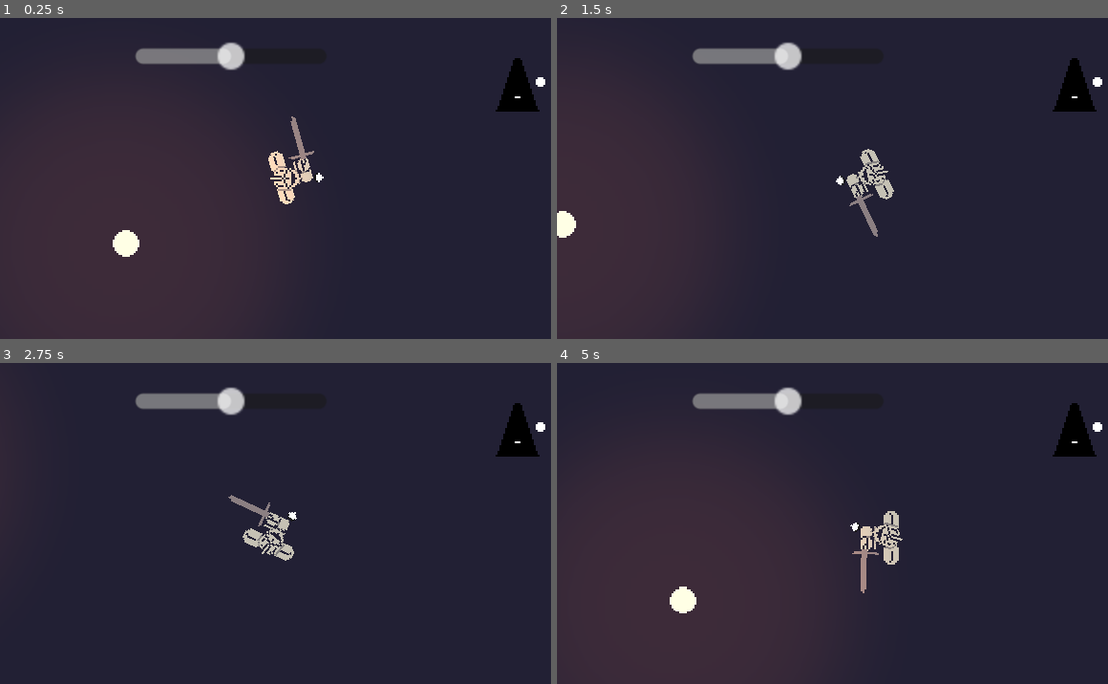
Above: before the commit, frames 1-4 (two rows, left to right).
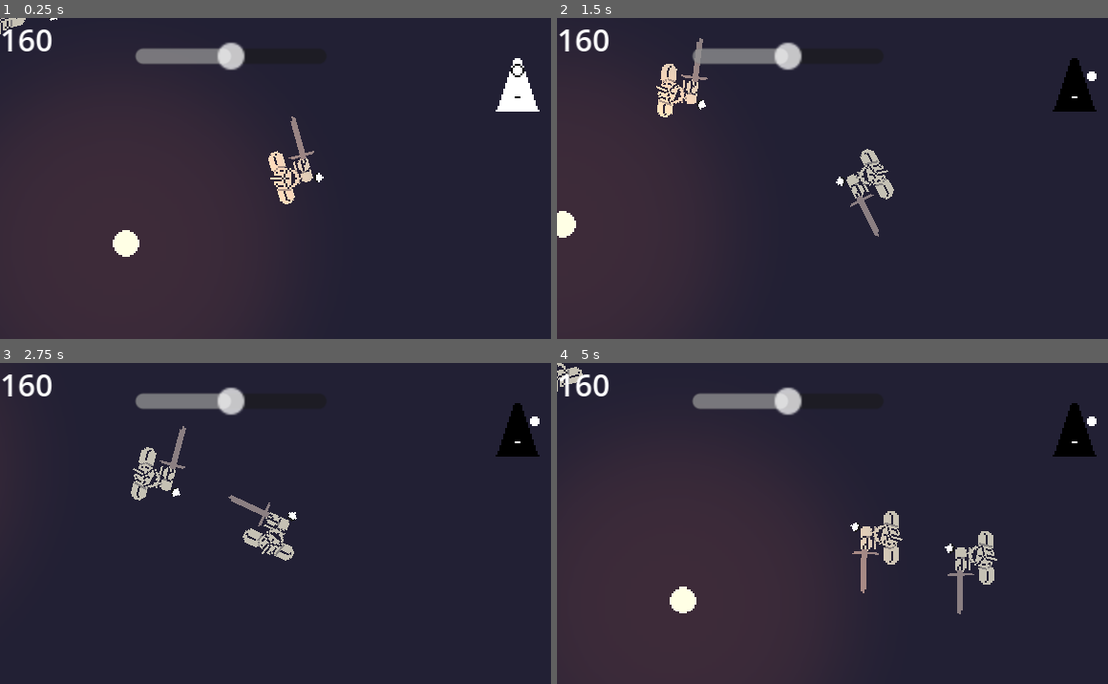
Above: after the commit, the same moments.

Repository: BGuerrero825/Medieval-Brawler
Game: Godot game, scene res://test.tscn
Two runs of this game, one before a commit and one after it. Both use one fixed random seed, a clock stepped at 60 frames per second and the inputs below.
Inputs (mouse positions are in pixels of both pictures, inside the frame that each line leads up to):
- Up to frame 1 (0.25 s): no input
- Up to frame 2 (1.5 s): move the mouse to (970, 162) at 0.52 s; press the mouse at (970, 162) at 0.53 s; hold D (move_right) 0.53-1.28 s; right-click (970, 162) at 0.8 s; move the mouse to (727, 194) at 1.27 s; release the mouse at (727, 194) at 1.28 s; hold S (move_down) from 1.28 s (still down); right-click (727, 194) at 1.35 s
- Up to frame 3 (2.75 s): click (170, 539) at 1.55 s; move the mouse to (341, 452) at 2.02 s; release S (move_down) at 2.03 s; press the mouse at (341, 452) at 2.03 s; hold D (move_right) from 2.03 s (still down); right-click (341, 452) at 2.3 s
- Up to frame 4 (5 s): move the mouse to (815, 587) at 2.77 s; release D (move_right) at 2.78 s; release the mouse at (815, 587) at 2.78 s; hold W (move_up) 2.78-3.53 s; right-click (815, 587) at 2.85 s; click (815, 587) at 3.05 s; move the mouse to (1014, 571) at 3.52 s; press the mouse at (1014, 571) at 3.53 s; hold A (move_left) from 3.53 s (still down); right-click (1014, 571) at 3.8 s; move the mouse to (672, 475) at 4.27 s; release the mouse at (672, 475) at 4.28 s; right-click (672, 475) at 4.35 s; click (672, 475) at 4.55 s

The runs differ from the first frame. In frame 1, 1.2% of the frame differs, in the area x 0-99%, y 0-30%; in frame 2, 1.3%; in frame 3, 1.1%; in frame 4, 1.3%, in the area x 0-99%, y 0-79%.
Error before the commit: Invalid access to property or key 'beatCadence' on a base object of type 'Node2D (BeatController.gd)'. (res://gui/gui.gd:15)

Commit message:
merged BeatController functionality into BoomBox; added debugging output; general cleanup

Diff:
--- a/beatcontroller/BeatController.gd
+++ /dev/null
@@ -1,74 +0,0 @@
-extends Node2D
-
-const CORE_BPM = 160
-const BEAT_WINDOW = .25 # as a percentage of the beatSeconds time (ex .375sec * .25 before & after beat)
-
-var gui = null
-var boomBox = null
-
-var timeOnBeat := 0.0
-var bpm := 160.0
-var beatSeconds := 60.0 / bpm
-var beatCount := 0
-var inBeatWindow := false
-
-
-# Called when the node enters the scene tree for the first time.
-func _ready():
-	# must be placed higher in node tree so that it loads before its dependent nodes
-	Global.setBeatController(self)
-
-
-# Called every frame. 'delta' is the elapsed time since the previous frame.
-func _process(delta):
-	# update global beat and dependent systems when enough time elapses
-	timeOnBeat += delta
-	# enter pre-beat window
-	if !inBeatWindow and beatSeconds - timeOnBeat < beatSeconds * BEAT_WINDOW:
-		inBeatWindow = true
-	# exit post-beat window
-	elif inBeatWindow and timeOnBeat > beatSeconds * BEAT_WINDOW:
-		inBeatWindow = false
-
-	# execute beat triggered actions
-	if timeOnBeat > beatSeconds:
-		# reset timeOnBeat to time past beatSeconds that just occurred
-		timeOnBeat -= beatSeconds
-		# update beatSeconds now if game bpm has changed
-		updateBeat()
-		updateGui()
-		#print(beatCount)
-
-
-# triggers beat dependent actions
-func updateGui():
-	if gui:
-		gui.pulse()
-	if boomBox:
-		boomBox.sync()
-
-
-func updateBeat():
-	beatSeconds = 60.0 / bpm
-	beatCount += 1
-	inBeatWindow = true
-
-
-func setGui(newGui):
-	gui = newGui
-	var slider = gui.get_node("HSlider")
-	slider.value_changed.connect(_on_h_slider_value_changed)
-
-
-func setBoomBox(newBoomBox):
-	boomBox = newBoomBox
-
-
-func setBpm(newBpm: float):
-	bpm = newBpm
-
-
-
-func _on_h_slider_value_changed(value:float):
-	setBpm(CORE_BPM + value)
-	#bcon.setBpm(bcon.CORE_BPM + value)
--- a/boombox/BoomBox.gd
+++ b/boombox/BoomBox.gd
@@ -1,28 +1,61 @@
 extends Node2D
 
-var bcon
+# !!! BoomBox must be placed as the first node in the scene tree !!!
+# this is so dependent nodes can reference it on their "_ready()" call
+
+const CORE_BPM = 160
+const BEAT_WINDOW = .25 # as a percentage of the beatLength time (ex .375sec * .25 before & after beat)
+
+var gui = null
+var boomBox = null
+
+var timeOnBeat := 0.0
+var bpm := 160.0
+var beatLength := 60.0 / bpm
+var beatCount := 0
+var inBeatWindow := false
+var onBeatFrame := false
+
+# HihatDown: Down beat ||| Openhat: "sizzle" ||| HihatUp: Up beat ||| Kick: self ||| SnareBase: "punch" ||| SnareFlare: pizazz
+@onready var musicTracks = [$HihatDown, $Openhat, $SnareBase]#, $Kick]
 
 # Called when the node enters the scene tree for the first time.
 func _ready():
-	bcon = Global.beatController
-	Global.beatController.setBoomBox(self)
-	$HihatDown.play()	# down beat
-	$Openhat.play()		# "sizzle"
-	#$HihatUp.play()		# up beat
+	Global.setBoomBox(self)
+	for track in musicTracks:
+		track.play()
+	pass
 
-	#$Kick.play()
-	$SnareBase.play()
-	pass # Replace with function body.
+func _physics_process(delta):
+	timeOnBeat += delta
+	# on beat frame
+	if timeOnBeat > beatLength:
+		hitBeat()
+		syncWithBpm()
+	else:
+		onBeatFrame = false
+	# beginning of beat window
+	if !inBeatWindow and beatLength - timeOnBeat < beatLength * BEAT_WINDOW:
+		inBeatWindow = true
+	# end of beat window
+	elif inBeatWindow and timeOnBeat > beatLength * BEAT_WINDOW:
+		inBeatWindow = false
 
 
-# Called every frame. 'delta' is the elapsed time since the previous frame.
-func _process(_delta):
-	pass
+func hitBeat():
+	onBeatFrame = true
+	# reset timeOnBeat to time past beatLength that just occurred
+	beatLength = 60.0 / bpm
+	beatCount += 1
+	print(get_node(get_path()).name, " received onBeatFrame (", beatCount, ")")
 
-func sync():
-	var newScale = bcon.bpm / bcon.CORE_BPM 	# new pitch scale = new BPM / original BPM (160). Ex: 120 / 160 = 0.75
-	$HihatDown.pitch_scale = newScale
-	$Openhat.pitch_scale = newScale
-	$Kick.pitch_scale = newScale
-	$SnareBase.pitch_scale = newScale
-	$HihatUp.pitch_scale = newScale
+
+func syncWithBpm():
+	var newScale = bpm / CORE_BPM 	# new pitch scale = new BPM / original BPM (160). Ex: 120 / 160 = 0.75
+	timeOnBeat -= beatLength
+	for track in musicTracks:
+		track.pitch_scale = newScale
+
+
+func setBpm(newBpm: int):
+	bpm = newBpm
--- a/boombox/BoomBox.tscn
+++ b/boombox/BoomBox.tscn
@@ -16,7 +16,7 @@
 
 [node name="Openhat" type="AudioStreamPlayer2D" parent="."]
 stream = ExtResource("3_6velw")
-volume_db = -5.0
+volume_db = -8.0
 
 [node name="Kick" type="AudioStreamPlayer2D" parent="."]
 stream = ExtResource("4_xjeog")
@@ -31,3 +31,4 @@
 
 [node name="SnareFlare" type="AudioStreamPlayer2D" parent="."]
 stream = ExtResource("7_dqw1l")
+volume_db = -5.0
--- a/fighter/aiFighterController.gd
+++ b/fighter/aiFighterController.gd
@@ -1,10 +1,11 @@
 extends Node2D
 
-var player = null
+@onready var fighter = get_parent()
+@onready var player = Global.player
 
 # Called when the node enters the scene tree for the first time.
 func _ready():
-	player = Global.player
+	pass
 
 func get_orientation_target():
 	return player.position
@@ -16,17 +17,15 @@
 		input_vector = player.global_position - global_position
 	return input_vector.normalized()
 
-func get_action_input():
-	var action
-	if(Input.is_action_pressed("left_mouse")):
-		action = "ready"
+func get_input():
+	var input = fighter.INPUT.NONE
+	if(Input.is_action_just_pressed("left_mouse")):
+		input = fighter.INPUT.LPRESS
 	elif(Input.is_action_just_released("left_mouse")):
-		action = "parry"
+		input = fighter.INPUT.LRELEASE
 	elif(Input.is_action_pressed("right_mouse")):
-		action = "swing"
-	else:
-		action = "idle"
-	return action
+		input = fighter.INPUT.RPRESS
+	return input
 
 func isPlayer():
 	return false
--- a/fighter/fighter.gd
+++ b/fighter/fighter.gd
@@ -22,15 +22,21 @@
 var queueTimer := 0.0
 
 @onready var animator = $AnimationPlayer
-@onready var bcon = Global.beatController
+@onready var bb = Global.boomBox
 
 func _ready():
+	if not $controller.get_script():
+		return
 	if $controller.isPlayer():
 		Global.setPlayer(self)
 	Global.addEntity(self)
 	animator.play("idle")
 
-func _process(delta):
+func _physics_process(delta):
+	if bb.onBeatFrame:
+		print(get_node(get_path()).name, " received onBeatFrame (", bb.beatCount, ")")
+	if not $controller.get_script():
+		return
 	# rotate player based on mouse location
 	orientationProcessing()
 	# determine velocity based on 4 directional user inputs
@@ -42,14 +48,14 @@
 	# processes user input / state transitions
 	inputProcessing()
 
-	if bcon.inBeatWindow and queuedState != STATE.IDLE and !updatingState:
+	if bb.inBeatWindow and queuedState != STATE.IDLE and !updatingState:
 		desiredState = queuedState
 		updateState()
 
-	if ((bcon.inBeatWindow and desiredState != state) and !updatingState):
+	if ((bb.inBeatWindow and desiredState != state) and !updatingState):
 		#print(">>>>> CURRENT :: ", state, "  |  DESIRED :: ", desiredState)
 		updateState()
-	if not bcon.inBeatWindow:
+	if not bb.inBeatWindow:
 		updatingState = false
 
 
@@ -58,10 +64,10 @@
 	var input = $controller.get_input()
 	# early / late debug print
 	if input == INPUT.LPRESS:
-		if bcon.timeOnBeat < bcon.beatCadence / 2:
-			print(bcon.timeOnBeat, " sec LATE")
+		if bb.timeOnBeat < bb.beatLength / 2:
+			print("%.0fms LATE (+%.0f%%)" % [bb.timeOnBeat * 1000, (bb.timeOnBeat / bb.beatLength) * 100])
 		else:
-			print(bcon.beatCadence - bcon.timeOnBeat, " sec EARLY")
+			print("%.0fms EARLY (-%.0f%%)" % [(bb.beatLength - bb.timeOnBeat) * 1000, (1 - (bb.timeOnBeat / bb.beatLength)) * 100])
 	# STATE TRANSITION LOGIC
 	desiredState = STATE.IDLE 	# assume character wants to do nothing next
 	# IDLE
--- a/global.gd
+++ b/global.gd
@@ -1,7 +1,7 @@
 extends Node
 
 var player = null
-var beatController = null
+var boomBox = null # BoomBox node reference
 var entities = []
 
 func _process(_delta):
@@ -10,8 +10,8 @@
 func setPlayer(newPlayer):
 	player = newPlayer
 
-func setBeatController(newBeatController):
-	beatController = newBeatController
+func setBoomBox(newBoomBox):
+	boomBox = newBoomBox
 
 func addEntity(newEntity):
 	entities.append(newEntity)
--- a/gui/gui.gd
+++ b/gui/gui.gd
@@ -1,16 +1,27 @@
 extends CanvasLayer
 
-var bcon
+var bb = null
 
 # Called when the node enters the scene tree for the first time.
 func _ready():
-	bcon = Global.beatController
-	bcon.setGui(self)
+	bb = Global.boomBox
+	$Label.text = str(bb.bpm)
+	connectSlider()
 
-# Called every frame. 'delta' is the elapsed time since the previous frame.
-func _process(_delta):
-	pass
+func _physics_process(_delta):
+	# execute beat triggered actions
+	if bb.onBeatFrame:
+		syncWithBpm()
 
-func pulse():
-	var playbackSpeed = 1.0 / bcon.beatCadence
+func syncWithBpm():
+	var playbackSpeed = 1.0 / bb.beatLength
 	$AnimationPlayer.play("beat_fade", -1, playbackSpeed)
+
+func connectSlider():
+	var slider = get_node("HSlider")
+	slider.value_changed.connect(_on_h_slider_value_changed)
+
+func _on_h_slider_value_changed(value:float):
+	var newBpm = value + bb.CORE_BPM
+	$Label.text = str(newBpm)
+	bb.setBpm(newBpm as int)
--- a/gui/gui.tscn
+++ b/gui/gui.tscn
@@ -48,4 +48,7 @@
 position = Vector2(271, 35)
 texture = ExtResource("2_rcw45")
 hframes = 8
-frame = 2
+
+[node name="Label" type="Label" parent="."]
+offset_right = 40.0
+offset_bottom = 23.0
--- a/player/playerController.gd
+++ b/player/playerController.gd
@@ -1,10 +1,10 @@
 # input processing control for player, attached to "controller" node
 extends Node2D
 
-var fighter = null
+@onready var fighter = get_parent()
 
 func _ready():
-	fighter = get_parent()
+	pass
 
 func get_orientation_target():
 	return get_global_mouse_position()
--- a/project.godot
+++ b/project.godot
@@ -60,32 +60,36 @@
 move_up={
 "deadzone": 0.5,
 "events": [Object(InputEventKey,"resource_local_to_scene":false,"resource_name":"","device":-1,"window_id":0,"alt_pressed":false,"shift_pressed":false,"ctrl_pressed":false,"meta_pressed":false,"pressed":false,"keycode":87,"physical_keycode":0,"key_label":0,"unicode":119,"echo":false,"script":null)
+, Object(InputEventJoypadMotion,"resource_local_to_scene":false,"resource_name":"","device":-1,"axis":1,"axis_value":-1.0,"script":null)
 ]
 }
 move_right={
 "deadzone": 0.5,
 "events": [Object(InputEventKey,"resource_local_to_scene":false,"resource_name":"","device":-1,"window_id":0,"alt_pressed":false,"shift_pressed":false,"ctrl_pressed":false,"meta_pressed":false,"pressed":false,"keycode":68,"physical_keycode":0,"key_label":0,"unicode":100,"echo":false,"script":null)
+, Object(InputEventJoypadMotion,"resource_local_to_scene":false,"resource_name":"","device":-1,"axis":0,"axis_value":1.0,"script":null)
 ]
 }
 move_down={
 "deadzone": 0.5,
 "events": [Object(InputEventKey,"resource_local_to_scene":false,"resource_name":"","device":-1,"window_id":0,"alt_pressed":false,"shift_pressed":false,"ctrl_pressed":false,"meta_pressed":false,"pressed":false,"keycode":83,"physical_keycode":0,"key_label":0,"unicode":115,"echo":false,"script":null)
+, Object(InputEventJoypadMotion,"resource_local_to_scene":false,"resource_name":"","device":-1,"axis":1,"axis_value":1.0,"script":null)
 ]
 }
 move_left={
 "deadzone": 0.5,
 "events": [Object(InputEventKey,"resource_local_to_scene":false,"resource_name":"","device":-1,"window_id":0,"alt_pressed":false,"shift_pressed":false,"ctrl_pressed":false,"meta_pressed":false,"pressed":false,"keycode":65,"physical_keycode":0,"key_label":0,"unicode":97,"echo":false,"script":null)
+, Object(InputEventJoypadMotion,"resource_local_to_scene":false,"resource_name":"","device":-1,"axis":0,"axis_value":-1.0,"script":null)
 ]
 }
 left_mouse={
 "deadzone": 0.5,
 "events": [Object(InputEventMouseButton,"resource_local_to_scene":false,"resource_name":"","device":0,"window_id":0,"al …(257 unchanged characters)…
-, null, Object(InputEventKey,"resource_local_to_scene":false,"resource_name":"","device":0,"window_id":0,"alt_pressed":false,"shift_pressed":false,"ctrl_pressed":false,"meta_pressed":false,"pressed":false,"keycode":0,"physical_keycode":32,"key_label":0,"unicode":0,"echo":false,"script":null)
+, null, Object(InputEventJoypadMotion,"resource_local_to_scene":false,"resource_name":"","device":-1,"axis":5,"axis_value":1.0,"script":null)
 ]
 }
 right_mouse={
 "deadzone": 0.5,
 "events": [Object(InputEventMouseButton,"resource_local_to_scene":false,"resource_name":"","device":0,"window_id":0,"al …(256 unchanged characters)…
-, Object(InputEventKey,"resource_local_to_scene":false,"resource_name":"","device":-1,"window_id":0,"alt_pressed":false,"shift_pressed":false,"ctrl_pressed":false,"meta_pressed":false,"pressed":false,"keycode":0,"physical_keycode":4194325,"key_label":0,"unicode":0,"echo":false,"script":null)
+, Object(InputEventJoypadMotion,"resource_local_to_scene":false,"resource_name":"","device":-1,"axis":4,"axis_value":1.0,"script":null)
 ]
 }
--- a/test.tscn
+++ b/test.tscn
@@ -7,14 +7,13 @@
 [ext_resource type="PackedScene" uid="uid://blltoklscxbvc" path="res://fighter/aiFighter.tscn" id="4"]
 [ext_resource type="Script" path="res://player/playerCamera.gd" id="6_1ce3y"]
 [ext_resource type="PackedScene" uid="uid://b8xbq10drbqeg" path="res://boombox/BoomBox.tscn" id="6_6lfbx"]
-[ext_resource type="Script" path="res://beatcontroller/BeatController.gd" id="8_2xliu"]
 [ext_resource type="PackedScene" uid="uid://bhyrj6sq576c6" path="res://gui/gui.tscn" id="9_nl12s"]
+[ext_resource type="PackedScene" uid="uid://dt1nkv6r851nn" path="res://fighter/Fighter.tscn" id="9_s267n"]
 
 [node name="base" type="Node2D"]
 texture_filter = 1
 
-[node name="BeatController" type="Node2D" parent="."]
-script = ExtResource("8_2xliu")
+[node name="BoomBox" parent="." instance=ExtResource("6_6lfbx")]
 
 [node name="Background" type="Sprite2D" parent="."]
 position = Vector2(100, 100)
@@ -45,11 +44,8 @@
 texture_filter = 1
 script = ExtResource("6_1ce3y")
 
-[node name="AiFighter" parent="." instance=ExtResource("4")]
-position = Vector2(-134, 17)
-motion_mode = 0
-script = null
+[node name="CanvasLayer" parent="." instance=ExtResource("9_nl12s")]
 
-[node name="BoomBox" parent="." instance=ExtResource("6_6lfbx")]
+[node name="Fighter" parent="." instance=ExtResource("9_s267n")]
 
-[node name="CanvasLayer" parent="." instance=ExtResource("9_nl12s")]
+[node name="AIFighter" parent="." instance=ExtResource("4")]
